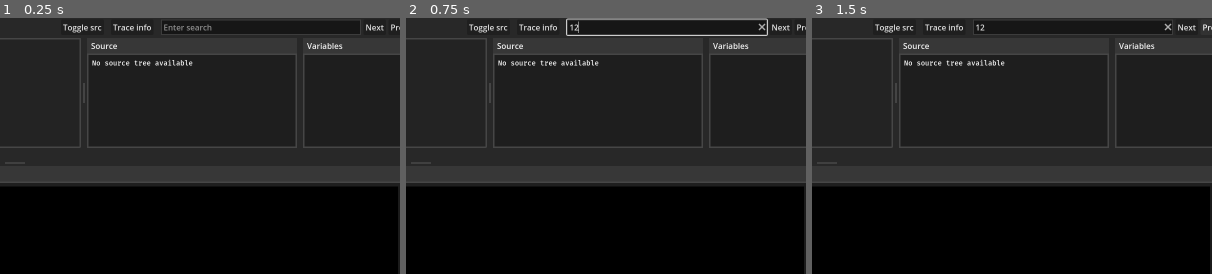
Above: before the commit, frames 1-3 (left to right).
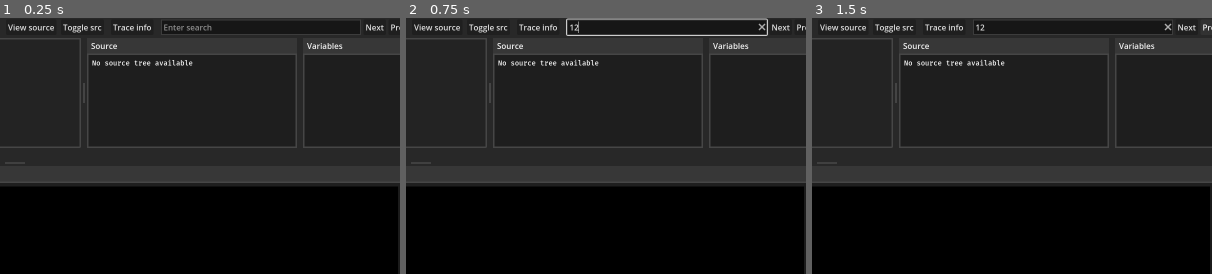
Above: after the commit, the same moments.

Repository: PatrikAAberg/dmce-gui
Game: Godot game, scene res://TraceGUI.tscn
Same seed, same stepped clock (60 frames per second), same inputs: the game is played once before the commit and once after it.
Inputs (mouse positions are % of the whole screen's width and height, from its top left):
- Up to frame 1 (0.25 s): no input
- Up to frame 2 (0.75 s): click (81, 2) at 0.52 s; type "12" at 0.6 s
- Up to frame 3 (1.5 s): click "Prev" at 1.25 s
The pictures show only the part of the screen within x 48-98%, y 0-50%; the shares and areas given below are measured in that part.

The runs differ from the first frame. In frame 1, 0.2% of the frame differs, in the area x 2-14%, y 2-6%; in frame 2, 0.2%; in frame 3, 0.2%.
Error before the commit: Invalid access of index '0' on a base object of type: 'Array'. (res://TraceGUI.gd:738)
Error after the commit: Invalid access of index '0' on a base object of type: 'Array'. (res://TraceGUI.gd:766)

Commit message:
trace: View source button

Diff:
--- a/dmcetraceGUI/TraceGUI.gd
+++ b/dmcetraceGUI/TraceGUI.gd
@@ -106,6 +106,7 @@
 var FindAllProbeNumber = ""
 var HexdumpSceneRef
 var SrcViewScrollBar
+var SrcPopOutButton
 
 func TimerStart():
 	time_start = Time.get_ticks_msec()
@@ -237,8 +238,11 @@
 		SrcView.clear()
 		D = SplitTraceLine(Trace[TActive].tracebuffer[Trace[TActive].index])
 
+		Trace[TActive].CurrentSrcFile = D.path
+
 		var srclnbr = int(D.line.replace("+",""))
 		var slines = ReadSrc(D.path, srclnbr)
+		Trace[TActive].CurrentSrcLines = slines
 
 		var lnbr = SrcViewOffset
 		for line in slines:
@@ -396,6 +400,9 @@
 	tracetmp.TimestampsPerCore = []
 	tracetmp.SrcCacheFileNames = []
 	tracetmp.SrcCacheCodeLines = []
+	tracetmp.CurrentSrcFile = ""
+	tracetmp.CurrentSrcLines = [""]
+
 	for i in range(MAX_NUM_CORES):
 		tracetmp.TimestampsPerCore.append([])
 
@@ -618,6 +625,7 @@
 	FindPrevButton		= get_node("FindPrevButton")
 	TraceInfoButton 	= get_node("TraceInfoButton")
 	ShowSrcButton		= get_node("ShowSrcButton")
+	SrcPopOutButton		= get_node("SrcPopOutButton")
 	GenericAcceptDialog	= get_node("GenericAcceptDialog")
 	ShowCurrentTraceInfoDialog = get_node("ShowCurrentTraceInfoDialog")
 	AskForConfirmationDialog = get_node("AskForConfirmationDialog")
@@ -664,6 +672,7 @@
 	FindPrevButton.pressed.connect(self._find_prev_button_pressed)
 	TraceInfoButton.pressed.connect(self._trace_info_button_pressed)
 	ShowSrcButton.pressed.connect(self._show_src_button_pressed)
+	SrcPopOutButton.pressed.connect(self._src_pop_out_button_pressed)
 
 	# Initial state
 	print("dmce-wgui: started with args: " + str(OS.get_cmdline_args()))
@@ -705,6 +714,25 @@
 	$MenuBar/PopupMenuSearch.name = " Search "
 	$MenuBar/PopupMenuHelp.name = " Help "
 
+func _src_pop_out_button_pressed():
+	SrcPopOutButton.release_focus()
+	if len(Trace) > 0:
+		print(Trace[TActive].CurrentSrcFile)
+		var reader = ZIPReader.new()
+		var err = reader.open(Trace[TActive].filename)
+		if err == OK:
+			var rawfile = reader.read_file(Trace[TActive].CurrentSrcFile)
+			reader.close()
+			var tmp = Trace[TActive].CurrentSrcFile.split("/")
+			var basename = tmp[len(tmp) - 1]
+			var cachedfile = FileAccess.open(DmceCacheDirPath + "/" + basename, FileAccess.WRITE)
+			cachedfile.store_string(rawfile.get_string_from_ascii())
+			cachedfile.close()
+			OS.execute(EditorExec, [DmceCacheDirPath + "/" + basename])
+		else:
+			print("Could not open file: " + Trace[TActive].filename)
+			return
+
 func _show_src_button_pressed():
 	ShowSrcButton.release_focus()
 	if HSplitCTop.visible == false:
@@ -800,6 +828,9 @@
 
 	ShowSrcButton.position.x = TraceInfoButton.position.x - 100
 	ShowSrcButton.position.y = 3
+
+	SrcPopOutButton.position.x = ShowSrcButton.position.x - 110
+	SrcPopOutButton.position.y = 3
 
 	VSplitCTop.split_offset = VSplitCTop.size.y * VSplitTop
 	HSplitCTop.split_offset = HSplitCTop.size.x * HSplitTop
--- a/dmcetraceGUI/TraceGUI.tscn
+++ b/dmcetraceGUI/TraceGUI.tscn
@@ -481,6 +481,12 @@
 offset_bottom = 8.0
 text = "Toggle src"
 
+[node name="SrcPopOutButton" type="Button" parent="."]
+layout_mode = 0
+offset_right = 8.0
+offset_bottom = 8.0
+text = "View source"
+
 [node name="ShowCurrentTraceInfoDialog" type="AcceptDialog" parent="."]
 title = "Trace Info"
 theme_override_styles/panel = SubResource("StyleBoxFlat_v6g7g")
